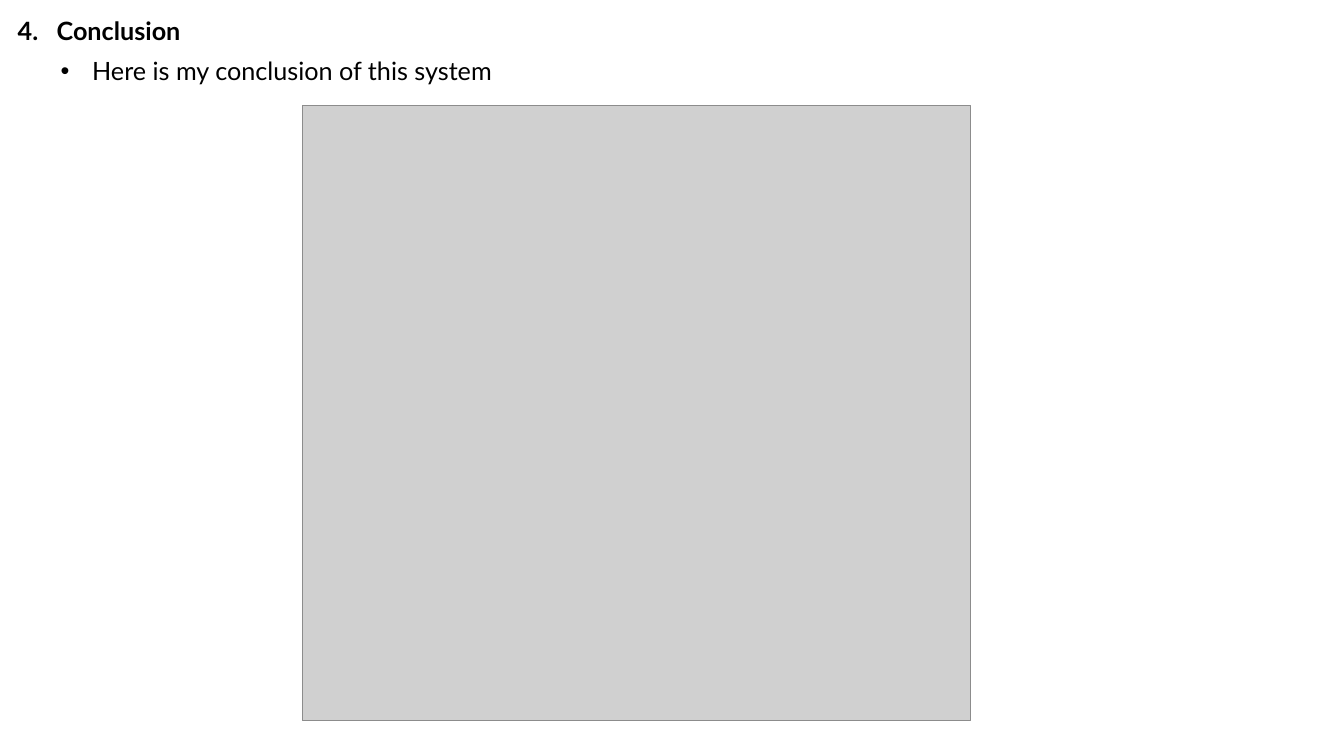
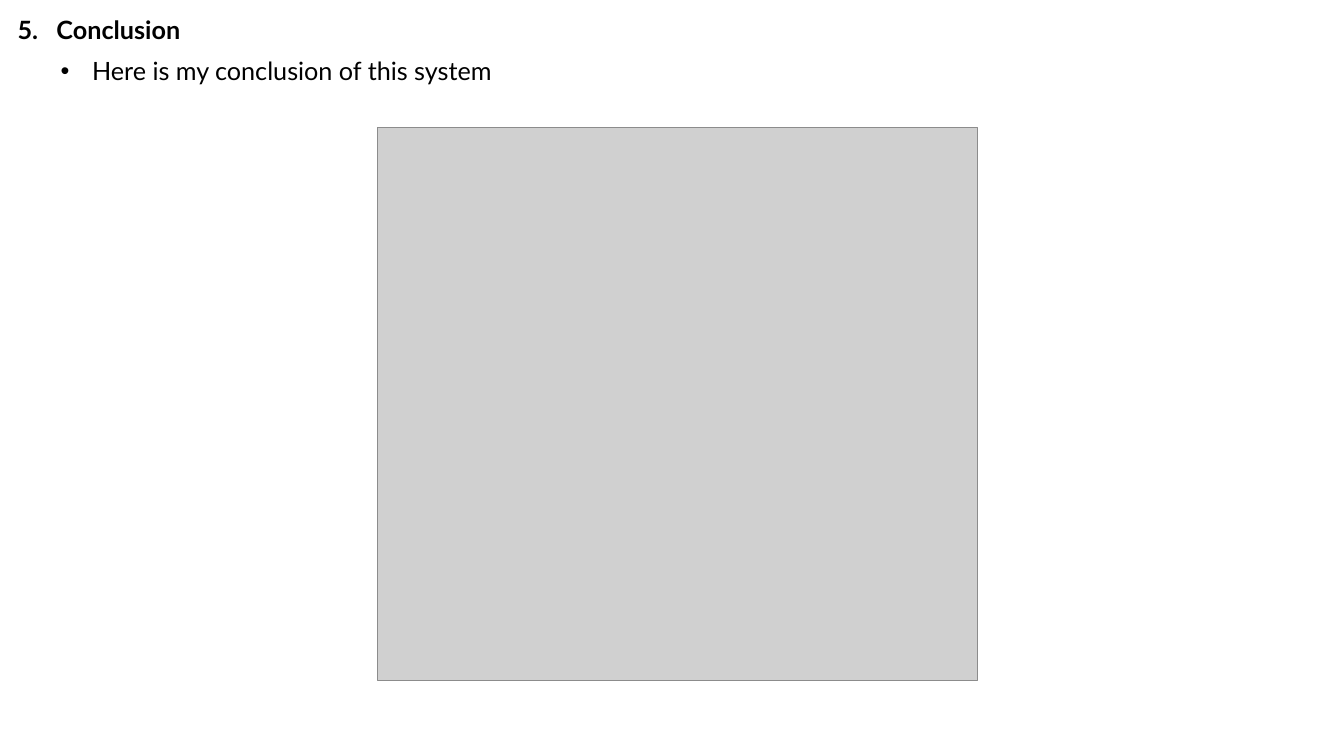
Before and after one commit to truongvanhuy2000/Video-Streaming, a slide deck: slide 10 of Docs/Overview.pptx. Drawn at 1344x756 pixels with LibreOffice and Linux fonts; fonts in the diff are those of the drawing; grey boxes stand for pictures. Boxes give left, top, right and bottom in pixels: in the first picture for what was removed or moved away, otherwise in the second. Text is boxed around its words. In the diff, an @@ line names an element or a change of style, - is before the commit and + after.

```diff
--- a/Docs/Overview.pptx
+++ b/Docs/Overview.pptx
@@ text at (18,20,180,40): text changed @@
-4. Conclusion
+5. Conclusion
@@ picture: place and size @@
-picture at (302,105,971,721)
+picture at (378,128,978,681)
```
Also in this commit, not shown: 9 other slides changed.
